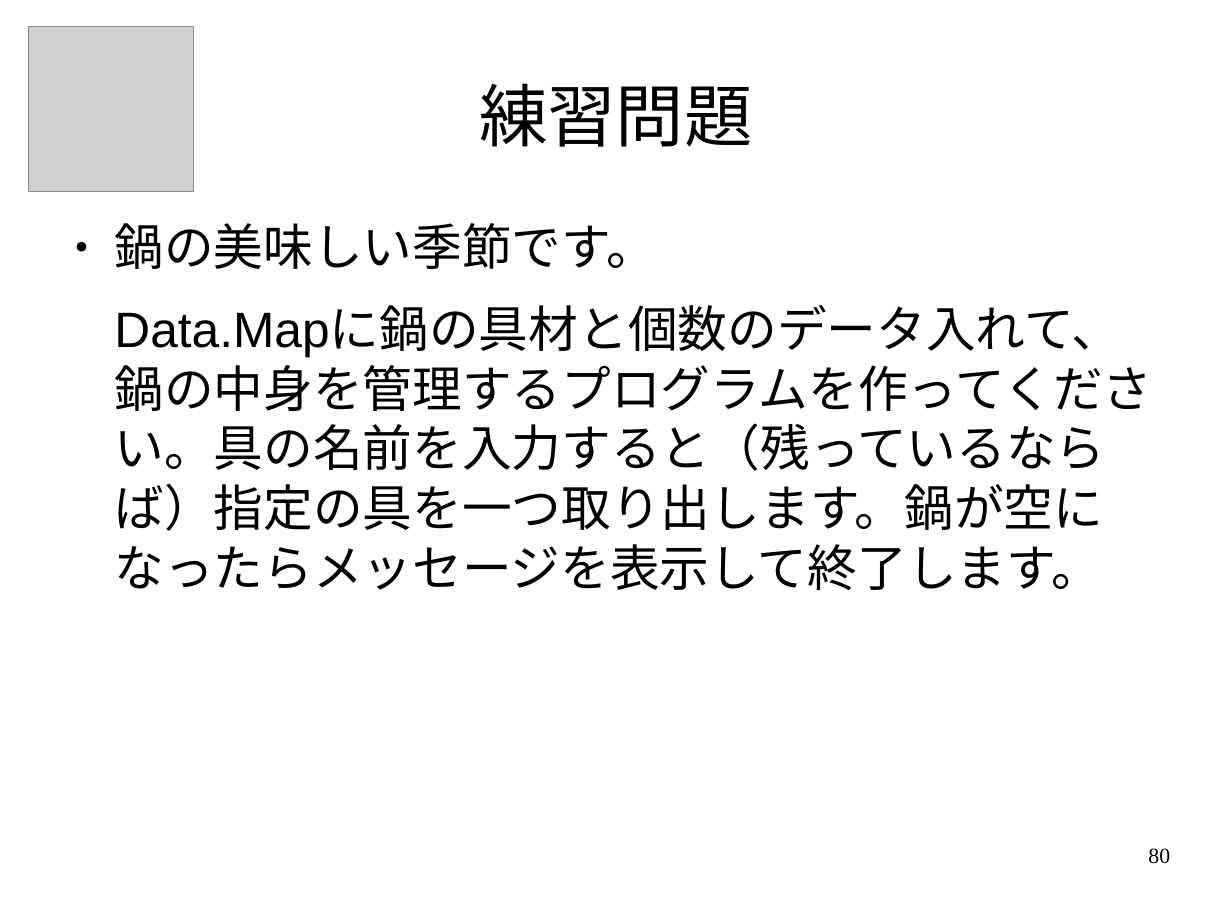
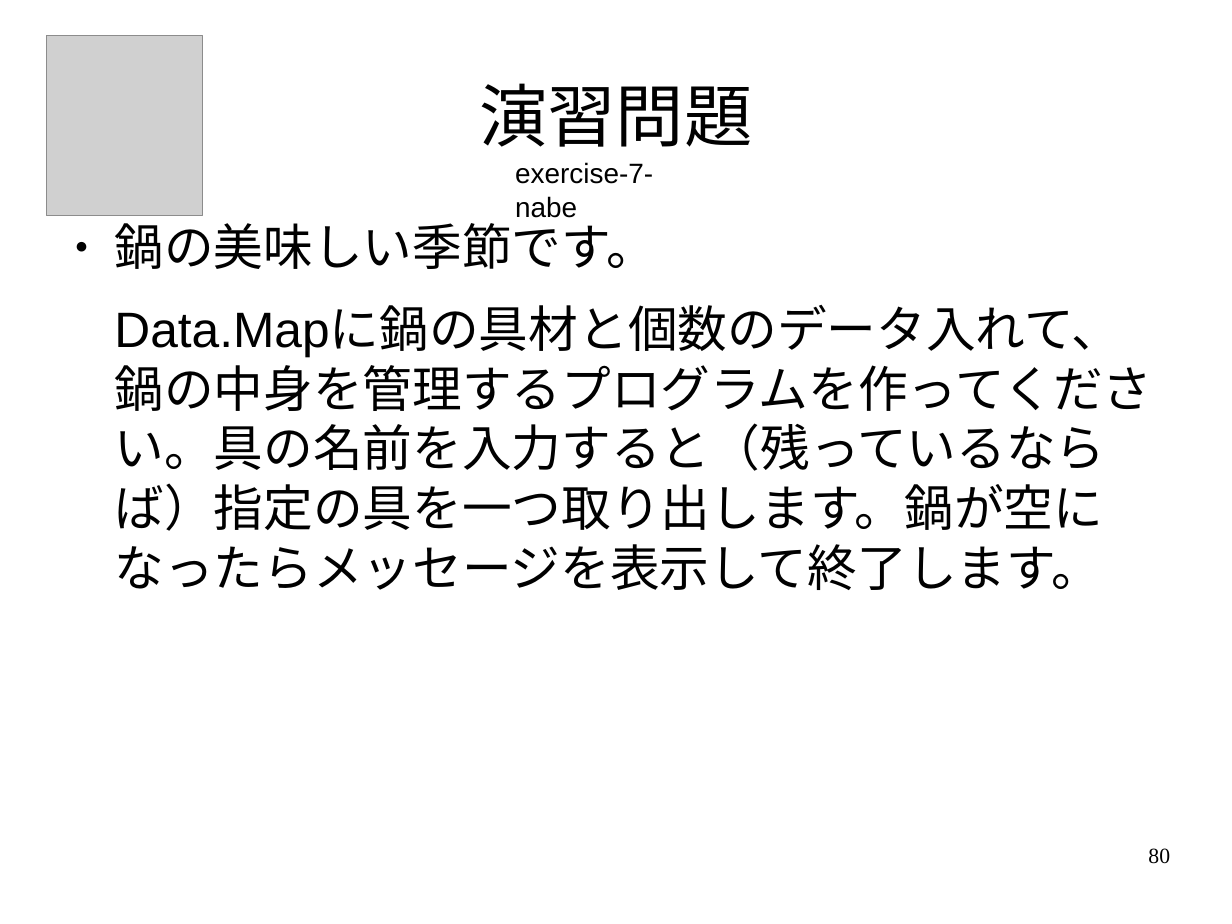
Before and after one commit to nushio3/learn-haskell, a slide deck: slide 80 of Tsukuba-2016.odp. Drawn at 1232x924 pixels with LibreOffice and Linux fonts; fonts in the diff are those of the drawing; grey boxes stand for pictures. Boxes give left, top, right and bottom in pixels: in the first picture for what was removed or moved away, otherwise in the second. Text is boxed around its words. In the diff, an @@ line names an element or a change of style, - is before the commit and + after.

Commit message:
add nabe task.

```diff
--- a/Tsukuba-2016.odp
+++ b/Tsukuba-2016.odp
@@ picture: place and size @@
-picture at <box>29,27,193,191</box>
+picture at <box>46,35,202,216</box>
@@ title at <box>479,83,752,147</box>: text changed @@
-練習問題
+演習問題
@@ text added at <box>515,162,653,218</box>, 18 pt, text #000000 @@
+exercise-7-nabe
```
Also in this commit, not shown: 7 other slides changed, 2 other files.
